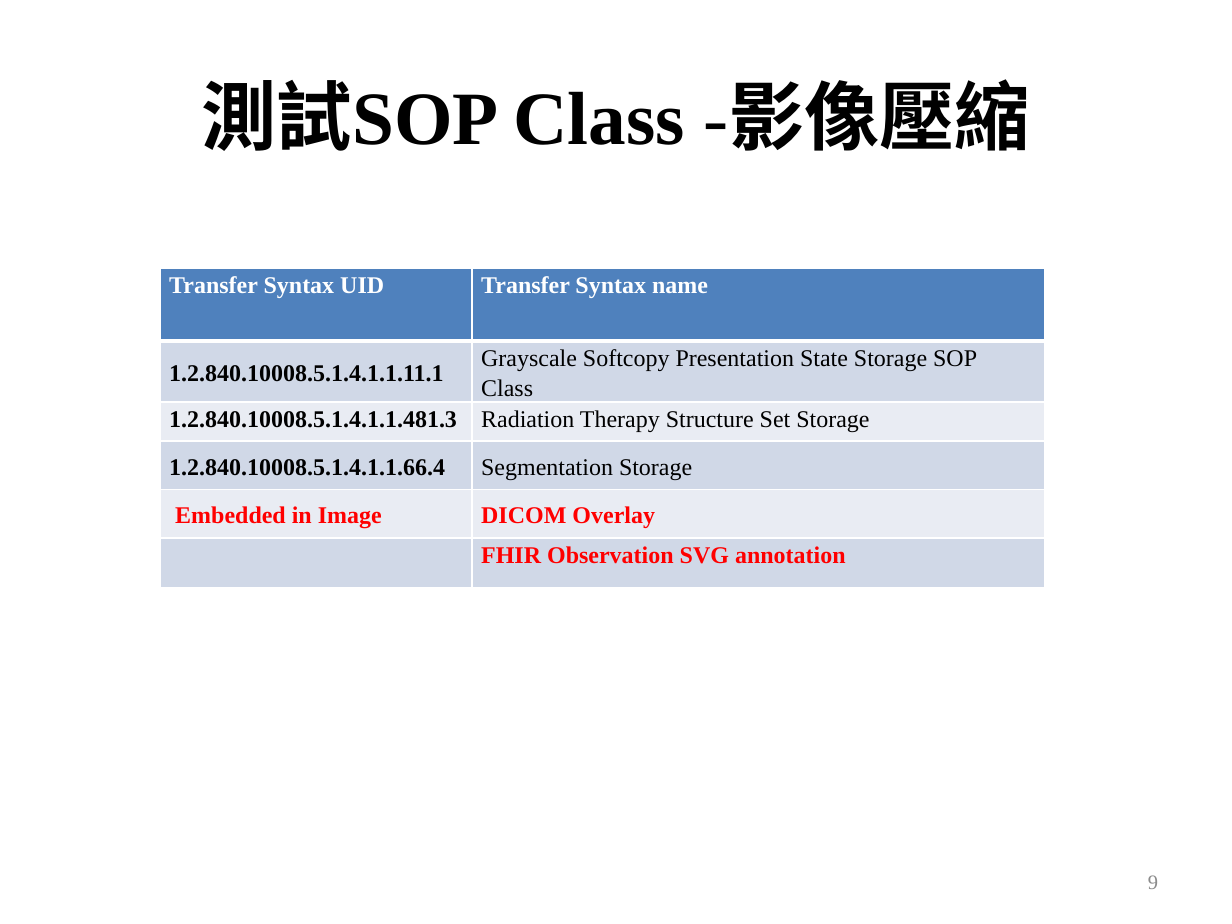
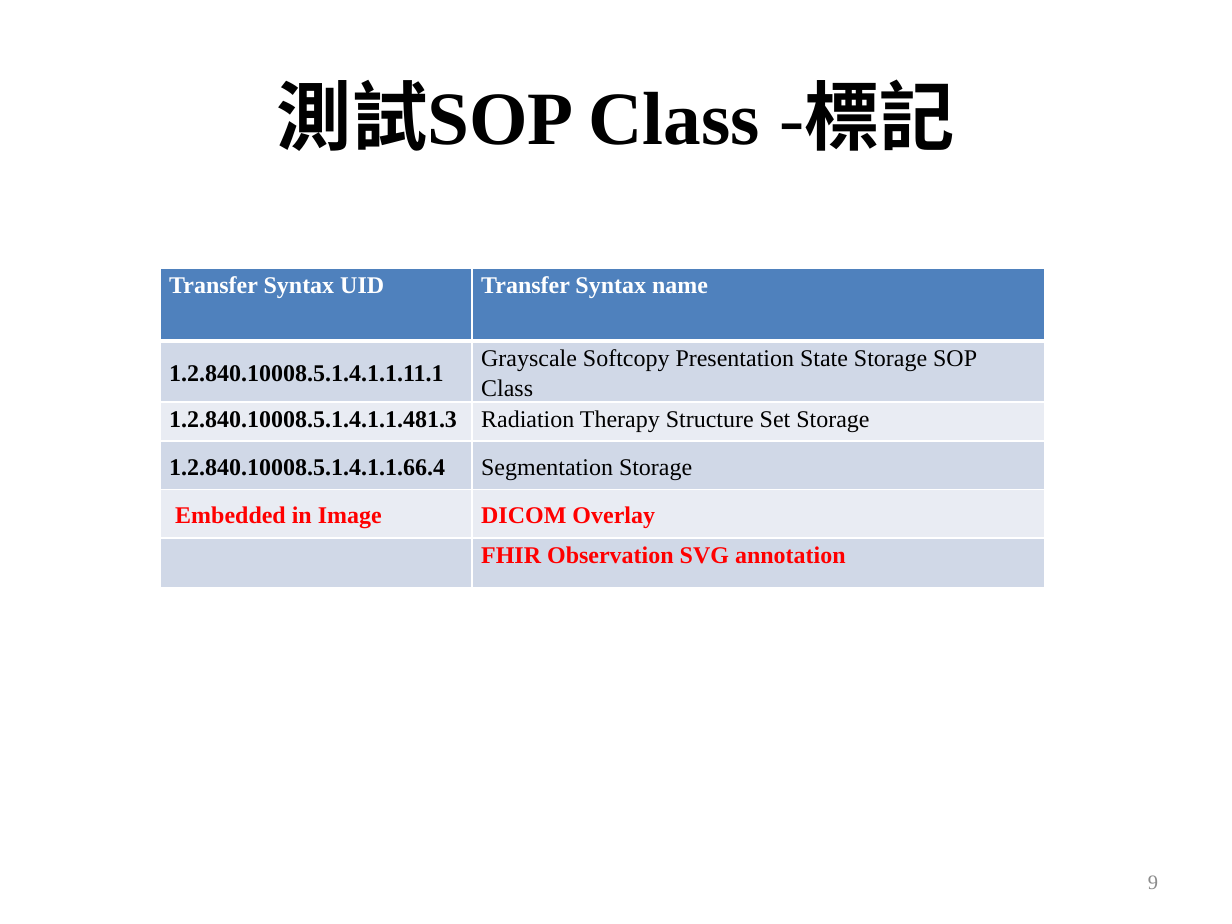
Before and after one commit to mos2718/MITW, a slide deck: slide 9 of 2020/docs/WG4.pptx. Drawn at 1232x924 pixels with LibreOffice and Linux fonts; fonts in the diff are those of the drawing. Boxes give left, top, right and bottom in pixels: in the first picture for what was removed or moved away, otherwise in the second. Text is boxed around its words. In the diff, an @@ line names an element or a change of style, - is before the commit and + after.

```diff
--- a/2020/docs/WG4.pptx
+++ b/2020/docs/WG4.pptx
@@ title at bbox=[277, 80, 955, 151]: text changed @@
-測試SOP Class -影像壓縮
+測試SOP Class -標記
```
Also in this commit, not shown: 4 other slides changed.
